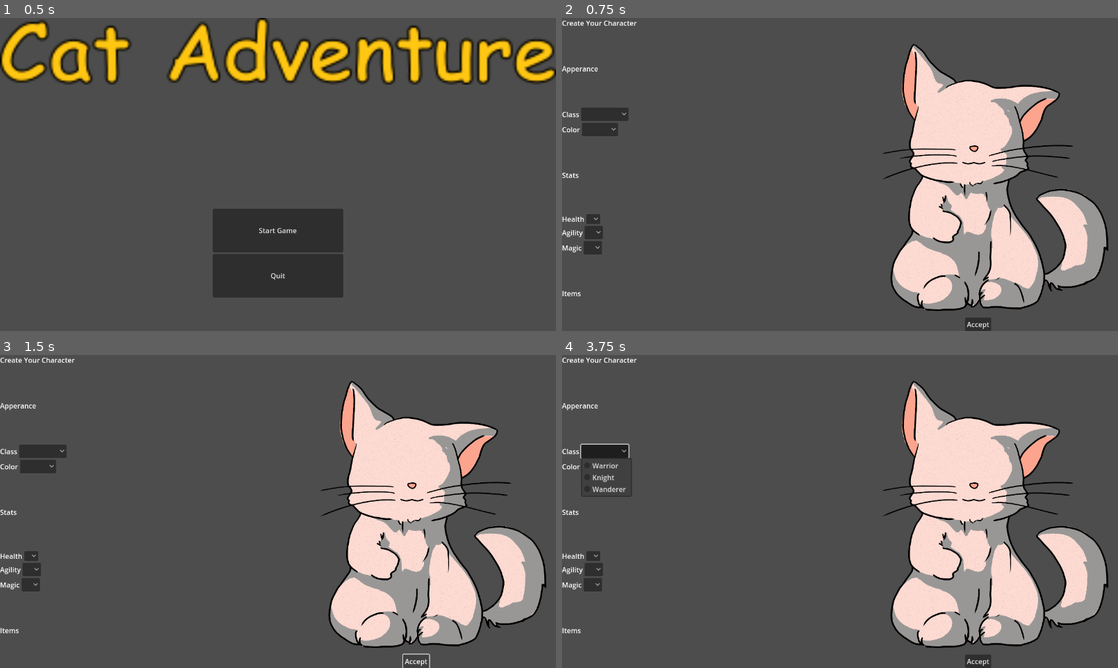
Above: before the commit, frames 1-4 (two rows, left to right).
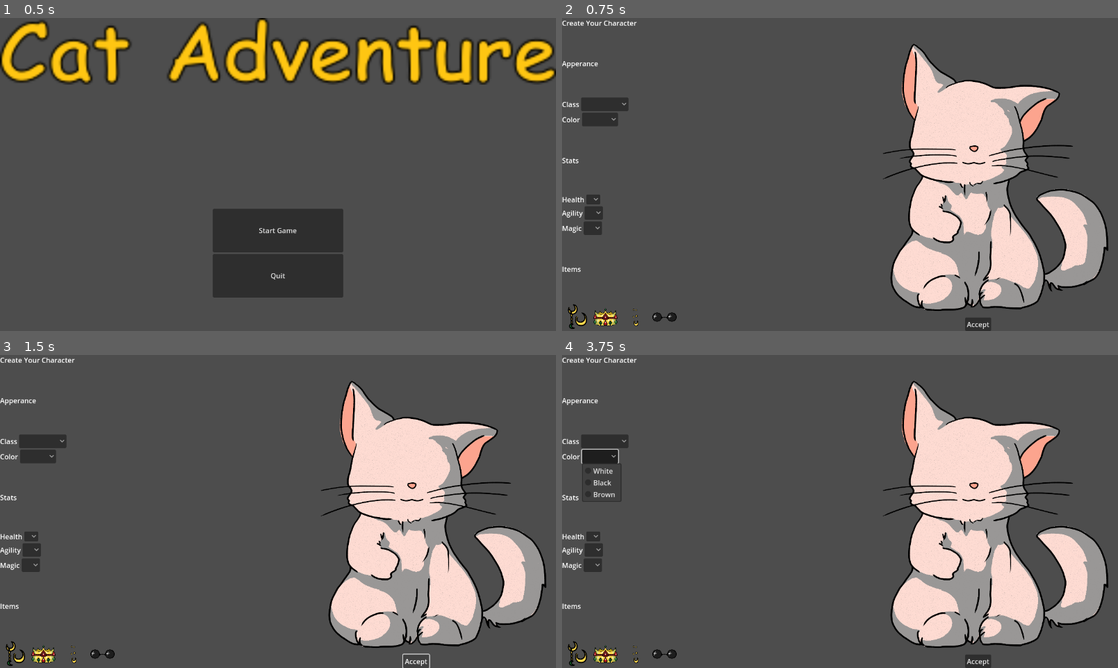
Above: after the commit, the same moments.

Repository: CommonParrot/MiniJam-Cat-Selection-Adventure
Game: Godot game, scene res://Screens/title_screen.tscn
Two runs of this game, one before a commit and one after it. Both use one fixed random seed, a clock stepped at 60 frames per second and the inputs below.
Inputs (mouse positions are in pixels of both pictures, inside the frame that each line leads up to):
- Up to frame 1 (0.5 s): no input
- Up to frame 2 (0.75 s): click "Start Game" at 0.5 s
- Up to frame 3 (1.5 s): click "Accept" at 1.25 s
- Up to frame 4 (3.75 s): click "Accept" at 2 s; click "Accept" at 2.75 s; click (606, 452) at 3.52 s

Frame 1 is identical in both runs. In frame 2, 2.0% of the frame differs, in the area x 0-21%, y 13-100%; in frame 3, 2.0%; in frame 4, 2.2%.

Commit message:
add items list to character selection screen

Diff:
--- a/Screens/character_selection_screen.tscn
+++ b/Screens/character_selection_screen.tscn
@@ -1,7 +1,23 @@
-[gd_scene load_steps=3 format=3 uid="uid://youox4cuc70m"]
+[gd_scene load_steps=10 format=3 uid="uid://youox4cuc70m"]
 
 [ext_resource type="Script" path="res://Screens/DynamicCatOptionButton.gd" id="1_begdr"]
 [ext_resource type="Texture2D" uid="uid://5v5eg7cjj6np" path="res://images/White_Cat.png" id="1_rqi7e"]
+[ext_resource type="Texture2D" uid="uid://dea2uqbo2r8sc" path="res://images/TailTrinket_cut.tres" id="2_7kade"]
+[ext_resource type="Texture2D" uid="uid://cl0nnalqxhy2y" path="res://images/Crown.png" id="3_jjteo"]
+[ext_resource type="Texture2D" uid="uid://dj8a234n4odeu" path="res://images/Earrings.png" id="4_t31fm"]
+[ext_resource type="Texture2D" uid="uid://c30jskuoje3us" path="res://images/Glasses.png" id="5_ejovx"]
+
+[sub_resource type="AtlasTexture" id="AtlasTexture_lcnkw"]
+atlas = ExtResource("3_jjteo")
+region = Rect2(703.84, 34.838, 471, 379)
+
+[sub_resource type="AtlasTexture" id="AtlasTexture_p41do"]
+atlas = ExtResource("4_t31fm")
+region = Rect2(334.08, 177.188, 280, 452)
+
+[sub_resource type="AtlasTexture" id="AtlasTexture_4frg6"]
+atlas = ExtResource("5_ejovx")
+region = Rect2(587.88, 495.604, 703, 340)
 
 [node name="Character creation" type="MarginContainer"]
 anchors_preset = 15
@@ -140,6 +156,37 @@
 size_flags_vertical = 6
 text = "Items"
 
+[node name="Accessories" type="HBoxContainer" parent="VBoxContainer/HBoxContainer/left"]
+layout_mode = 2
+
+[node name="TailTrinket" type="TextureRect" parent="VBoxContainer/HBoxContainer/left/Accessories"]
+custom_minimum_size = Vector2(64, 64)
+layout_mode = 2
+texture = ExtResource("2_7kade")
+expand_mode = 4
+stretch_mode = 5
+
+[node name="Crown" type="TextureRect" parent="VBoxContainer/HBoxContainer/left/Accessories"]
+custom_minimum_size = Vector2(64, 64)
+layout_mode = 2
+texture = SubResource("AtlasTexture_lcnkw")
+expand_mode = 4
+stretch_mode = 5
+
+[node name="Earrings" type="TextureRect" parent="VBoxContainer/HBoxContainer/left/Accessories"]
+custom_minimum_size = Vector2(64, 64)
+layout_mode = 2
+texture = SubResource("AtlasTexture_p41do")
+expand_mode = 4
+stretch_mode = 5
+
+[node name="Glasses" type="TextureRect" parent="VBoxContainer/HBoxContainer/left/Accessories"]
+custom_minimum_size = Vector2(64, 64)
+layout_mode = 2
+texture = SubResource("AtlasTexture_4frg6")
+expand_mode = 4
+stretch_mode = 5
+
 [node name="right" type="VBoxContainer" parent="VBoxContainer/HBoxContainer"]
 layout_mode = 2
 size_flags_horizontal = 3
